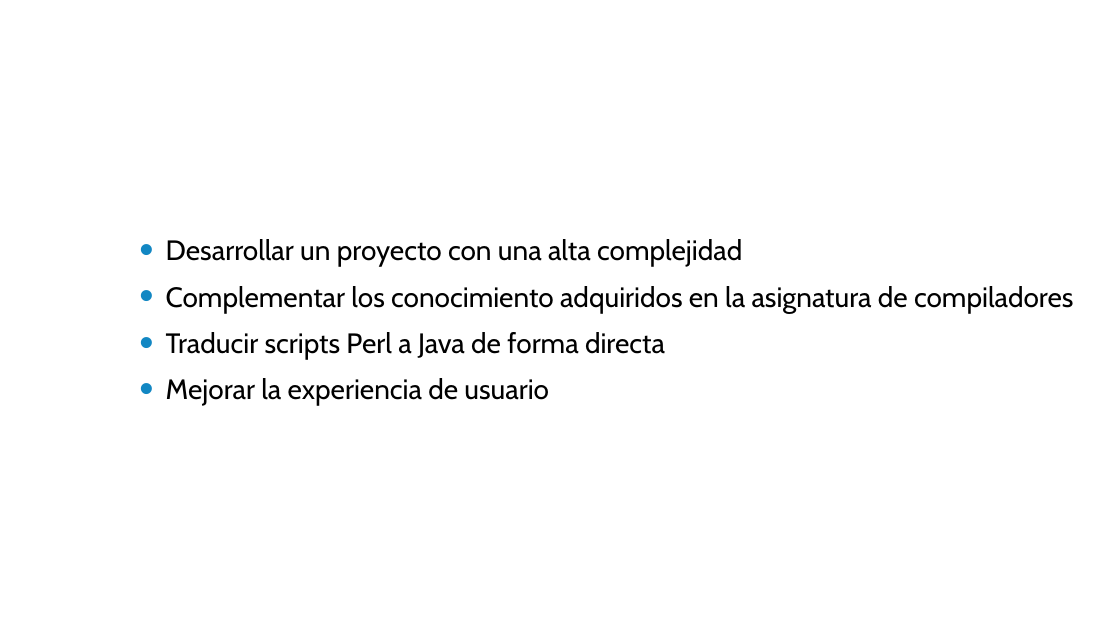
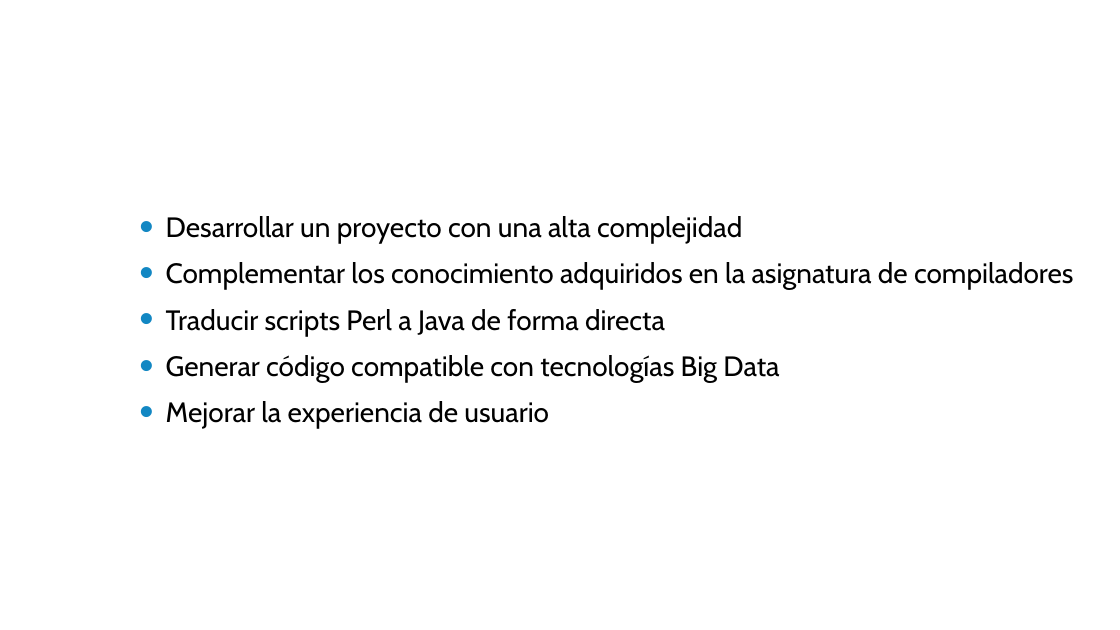
Before and after one commit to cesarpomar/Perldoop2-tfg, a slide deck: slide 3 of doc/Presentacion.pptx (slide 2 before the commit). Drawn at 1120x630 pixels with LibreOffice and Linux fonts; fonts in the diff are those of the drawing; background and template pictures are left out. Boxes give left, top, right and bottom in pixels: in the first picture for what was removed or moved away, otherwise in the second. Text is boxed around its words. In the diff, an @@ line names an element or a change of style, - is before the commit and + after.

```diff
--- a/doc/Presentacion.pptx
+++ b/doc/Presentacion.pptx
@@ text at [166, 355, 779, 382]: paragraph added @@
+• Generar código compatible con tecnologías Big Data
```
Also in this commit, not shown: 6 other slides changed, 1 slide added, 1 other file.
